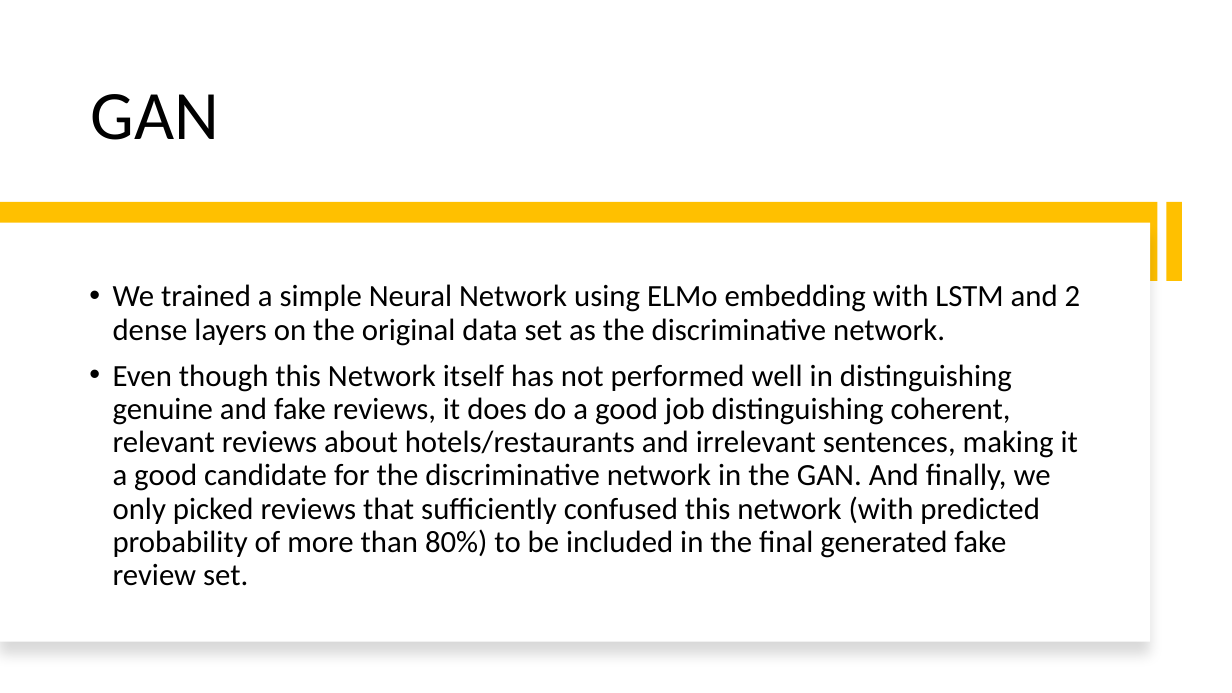
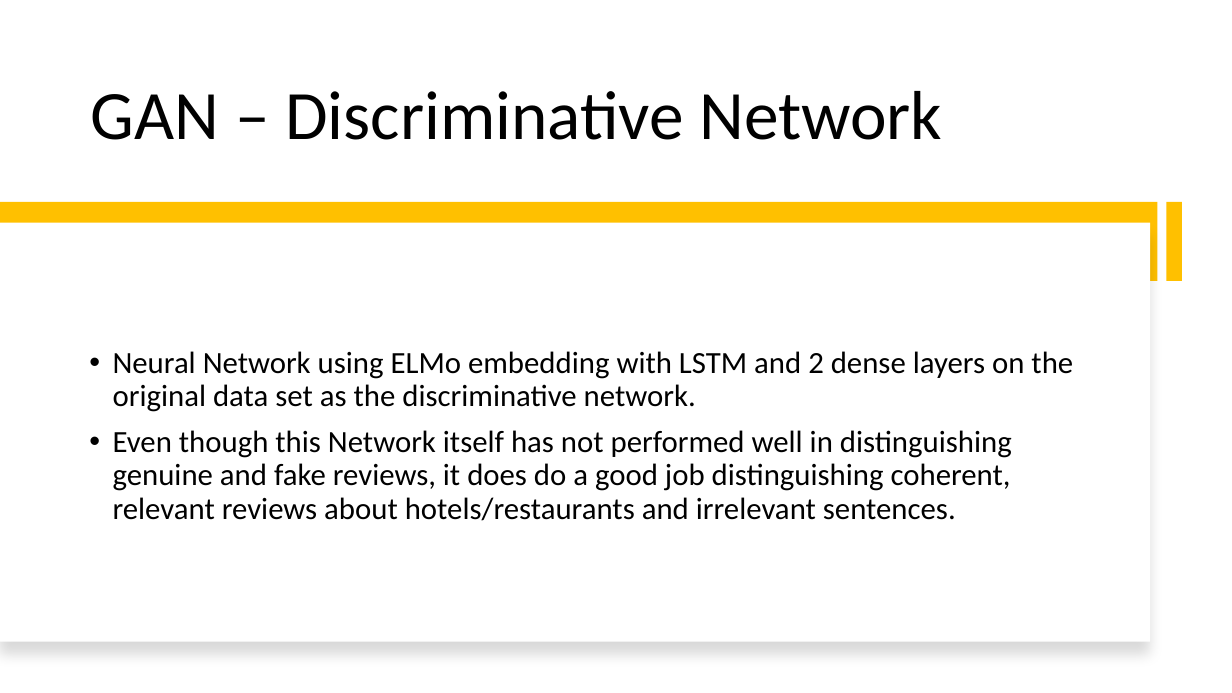
Before and after one commit to yizhang7210/w266-final-project, a slide deck: slide 7 of w266.pptx. Drawn at 1232x693 pixels with LibreOffice and Linux fonts; fonts in the diff are those of the drawing. Boxes give left, top, right and bottom in pixels: in the first picture for what was removed or moved away, otherwise in the second. Text is boxed around its words. In the diff, an @@ line names an element or a change of style, - is before the commit and + after.

```diff
--- a/w266.pptx
+++ b/w266.pptx
@@ title at box(91, 91, 942, 140): text changed @@
-GAN
+GAN – Discriminative Network
@@ text at box(113, 351, 1073, 521): text changed @@
-• We trained a simple Neural Network using ELMo embedding with LSTM and 2 dense layers on the original data set as the discriminative network.
-• Even though this Network itself has not performed well in distinguishing genuine and fake reviews, it does do a good job distinguishing coherent, relevant reviews about hotels/restaurants and irrelevant sentences, making it a good candidate for the discriminative network in the GAN. And finally, we only picked reviews that sufficiently confused this network (with predicted probability of more than 80%) to be included in the final generated fake review set.
+• Neural Network using ELMo embedding with LSTM and 2 dense layers on the original data set as the discriminative network.
+• Even though this Network itself has not performed well in distinguishing genuine and fake reviews, it does do a good job distinguishing coherent, relevant reviews about hotels/restaurants and irrelevant sentences.
```
Also in this commit, not shown: 7 other slides changed, 3 slides added, 4 other files.
